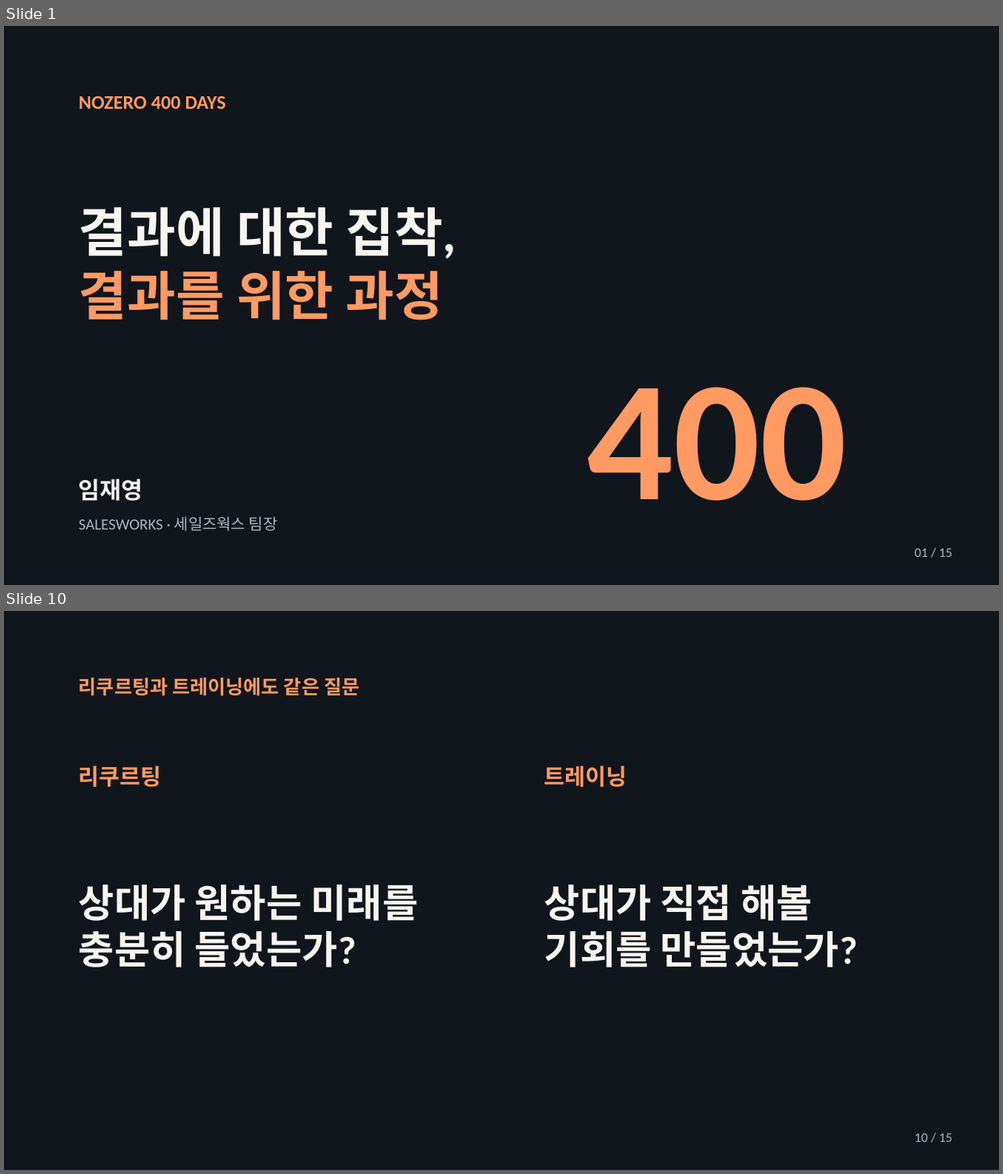
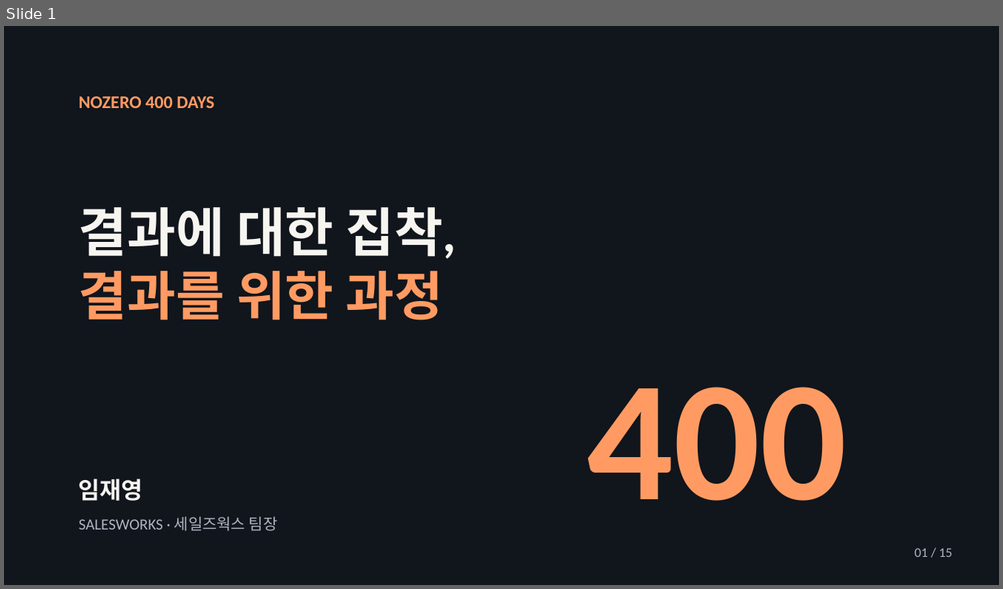
Before and after one commit to jaeyoung5178-bot/Presence, a slide deck: education/mentality/nozero400/NoZero-400Days.pptx. Shown one above the other, each under a label of ours: slides 1 and 10 before the commit, slide 1 after it; the slides between them are not shown. The pictures are 1003x1174 and 1003x589 pixels, drawn with LibreOffice and Linux fonts; fonts in the diff are those of the drawing. Boxes give left, top, right and bottom in pixels: in the first picture for what was removed or moved away, otherwise in the second. Text is boxed around its words. In the diff, an @@ line names an element or a change of style, - is before the commit and + after.

```diff
--- a/education/mentality/nozero400/NoZero-400Days.pptx
+++ b/education/mentality/nozero400/NoZero-400Days.pptx
@@ slide 10 removed at [4, 611, 999, 1170], background #11151C @@
@@ text removed at [79, 678, 359, 696] @@
-리쿠르팅과 트레이닝에도 같은 질문
@@ text removed at [79, 766, 162, 787] @@
-리쿠르팅
@@ text removed at [544, 766, 627, 787] @@
-트레이닝
@@ text removed at [79, 885, 418, 968] @@
-상대가 원하는 미래를
-충분히 들었는가?
@@ text removed at [544, 885, 857, 968] @@
-상대가 직접 해볼
-기회를 만들었는가?
@@ text removed at [914, 1133, 952, 1142] @@
-10 / 15
@@ slide 1 changed as well @@
@@ text "NOZERO 400 DAYS" at [79, 96, 214, 108]: size 18.8 to 17.2 pt @@
```
Also in this commit, not shown: 14 slides added, 13 other slides removed, 4 other files.
